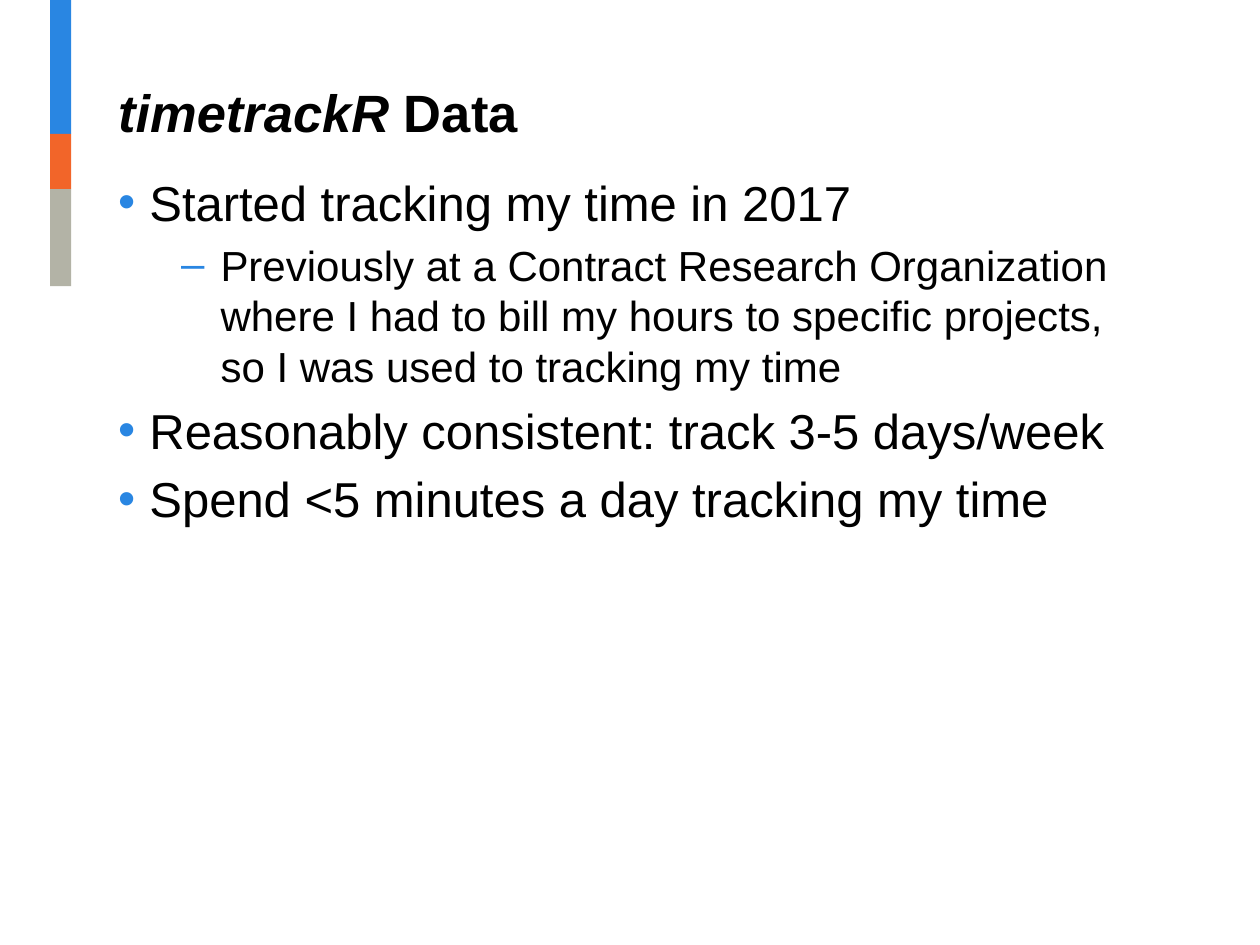
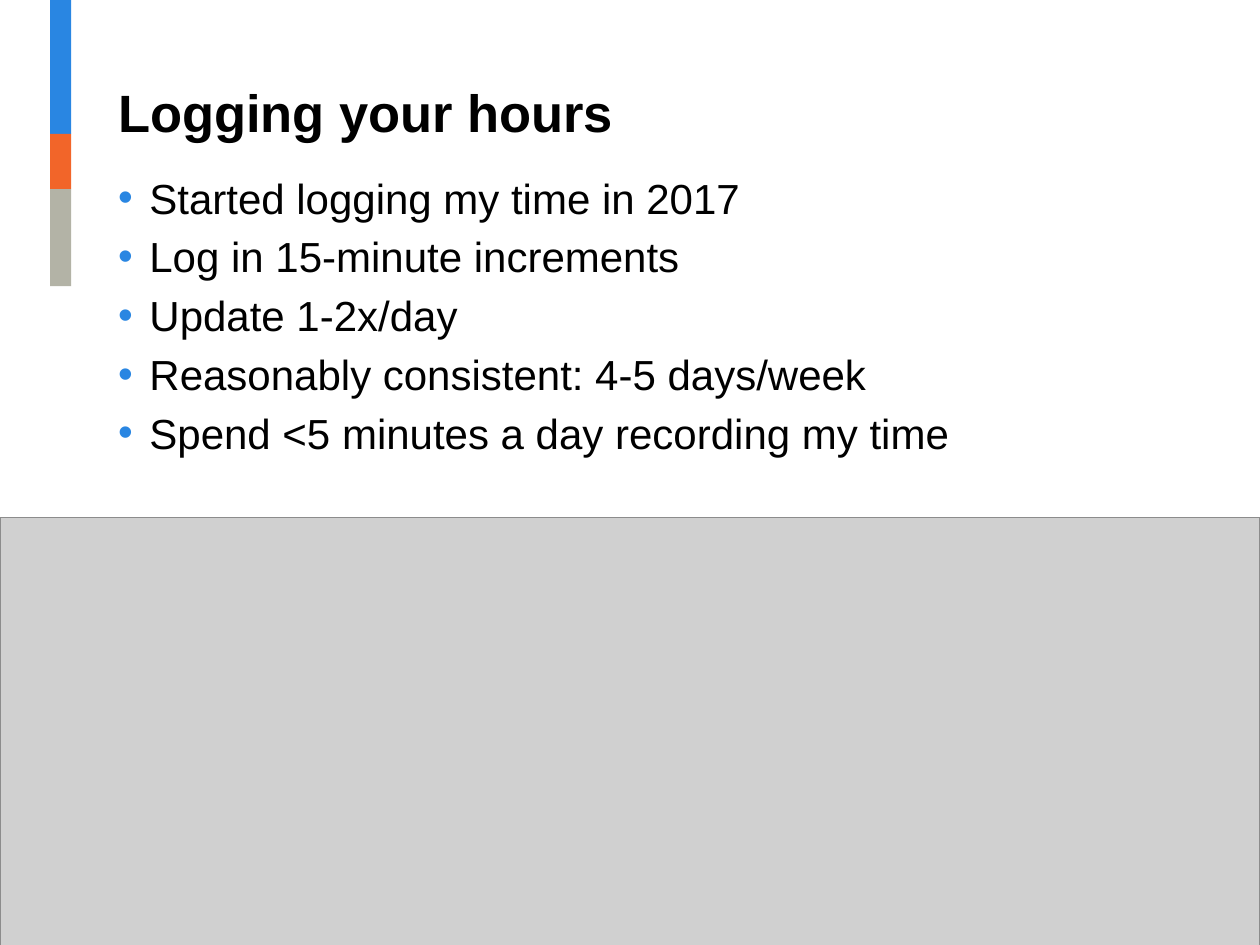
Before and after one commit to jalavery/timetrackR, a slide deck: slide 9 of RLadies timetrackR Presentation.pptx (slide 10 before the commit). Drawn at 1260x945 pixels with LibreOffice and Linux fonts; fonts in the diff are those of the drawing; grey boxes stand for pictures; background and template pictures are left out. Boxes give left, top, right and bottom in pixels: in the first picture for what was removed or moved away, otherwise in the second. Text is boxed around its words. In the diff, an @@ line names an element or a change of style, - is before the commit and + after.

Commit message:
clean up project folder

```diff
--- a/RLadies timetrackR Presentation.pptx
+++ b/RLadies timetrackR Presentation.pptx
@@ title at [118,94,613,143]: text changed; italic off @@
-timetrackR Data
+Logging your hours
@@ text at [149,183,949,457]: text changed @@
-• Started tracking my time in 2017
-  – Previously at a Contract Research Organization where I had to bill my hours to specific projects, so I was used to tracking my time
-• Reasonably consistent: track 3-5 days/week
-• Spend <5 minutes a day tracking my time
+• Started logging my time in 2017
+• Log in 15-minute increments
+• Update 1-2x/day
+• Reasonably consistent: 4-5 days/week
+• Spend <5 minutes a day recording my time
@@ picture added at [0,518,1260,945] @@
```
Also in this commit, not shown: 26 other slides changed, 7 slides added, 10 slides removed, 13 other files.
